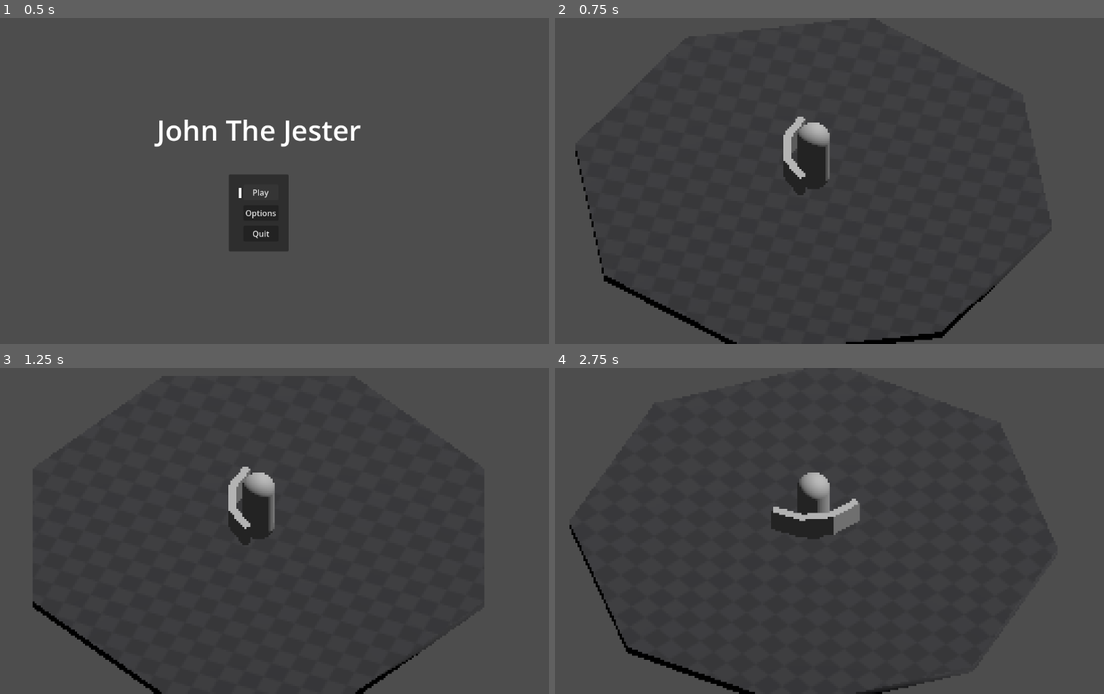
Above: before the commit, frames 1-4 (two rows, left to right).
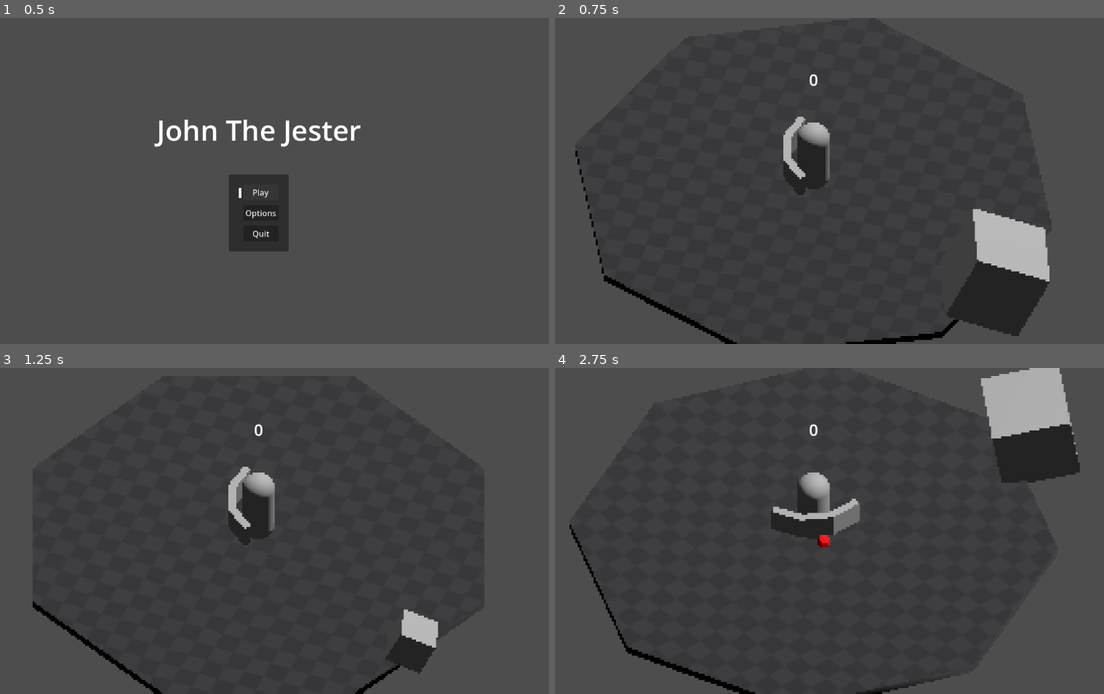
Above: after the commit, the same moments.

Repository: JammingDino/john-the-jester
Game: Godot game, scene res://Main.tscn
The game is run twice, just before and just after one commit, with the same random seed, the same clock (stepped at 60 frames per second) and the same inputs.
Inputs (mouse positions are in pixels of both pictures, inside the frame that each line leads up to):
- Up to frame 1 (0.5 s): no input
- Up to frame 2 (0.75 s): click "Play" at 0.5 s
- Up to frame 3 (1.25 s): no input
- Up to frame 4 (2.75 s): tap Enter (ui_accept) at 1.25, 1.52, 2.27 s; move the mouse to (939, 514) at 1.27 s; hold Right (ui_right) 1.28-2.03 s; move the mouse to (697, 547) at 2.02 s; hold Down (ui_down) from 2.03 s (still down)

Frame 1 is identical in both runs. In frame 2, 4.3% of the frame differs, in the area x 46-91%, y 17-98%; in frame 3, 1.0%; in frame 4, 4.8%, in the area x 46-96%, y 0-56%.

Commit message:
Add a visual to the tomato's spawning, corrected their spawn position. Made the bite/catch mechanic actually work, added simple score and finishing cycle (currently does not loop)

Diff:
--- a/Scenes/tomato.tscn
+++ b/Scenes/tomato.tscn
@@ -3,9 +3,25 @@
 [sub_resource type="StandardMaterial3D" id="StandardMaterial3D_fo0l6"]
 albedo_color = Color(0.8765217, 0, 0.060148932, 1)
 
-[node name="Tomato" type="CSGSphere3D" unique_id=179465891]
-radius = 0.15
+[sub_resource type="BoxMesh" id="BoxMesh_o8tx6"]
+
+[sub_resource type="Curve" id="Curve_ho7p5"]
+_data = [Vector2(0, 1), 0.0, 0.0, 0, 0, Vector2(0.65217394, 0.49438208), -1.7409817, -1.7409817, 0, 0, Vector2(1, 0.011235952), -3.6483831, 0.0, 0, 0]
+point_count = 3
+
+[node name="Tomato" type="Node3D" unique_id=1382174525]
+
+[node name="CSGSphere3D" type="CSGSphere3D" parent="." unique_id=1667604671]
+radius = 0.1
 radial_segments = 6
 rings = 4
 smooth_faces = false
 material = SubResource("StandardMaterial3D_fo0l6")
+
+[node name="CPUParticles3D" type="CPUParticles3D" parent="." unique_id=607079173]
+emitting = false
+amount = 1
+one_shot = true
+mesh = SubResource("BoxMesh_o8tx6")
+gravity = Vector3(0, 0, 0)
+scale_amount_curve = SubResource("Curve_ho7p5")
--- a/Scenes/tomato_catcher.tscn
+++ b/Scenes/tomato_catcher.tscn
@@ -21,14 +21,26 @@
 tracks/0/type = "value"
 tracks/0/imported = false
 tracks/0/enabled = true
-tracks/0/path = NodePath("Facing:scale")
+tracks/0/path = NodePath("Facing/Visuals:scale")
 tracks/0/interp = 2
 tracks/0/loop_wrap = true
 tracks/0/keys = {
-"times": PackedFloat32Array(0, 0.050166152, 0.09991578, 0.2),
+"times": PackedFloat32Array(0, 0.051347826, 0.10130787, 0.2),
 "transitions": PackedFloat32Array(1, 1, 1, 1),
 "update": 0,
-"values": [Vector3(1, 1, 1), Vector3(1, 0, 1), Vector3(0, 0, 0), Vector3(1, 1, 1)]
+"values": [Vector3(1, 1, 1), Vector3(1, 0.01, 1), Vector3(1, 0, 1), Vector3(1, 1, 1)]
+}
+tracks/1/type = "value"
+tracks/1/imported = false
+tracks/1/enabled = true
+tracks/1/path = NodePath("Facing/Area3D/CollisionShape3D:disabled")
+tracks/1/interp = 1
+tracks/1/loop_wrap = true
+tracks/1/keys = {
+"times": PackedFloat32Array(0, 0.10269565),
+"transitions": PackedFloat32Array(1, 1),
+"update": 1,
+"values": [false, true]
 }
 
 [sub_resource type="Animation" id="Animation_fo0l6"]
@@ -36,7 +48,7 @@
 tracks/0/type = "value"
 tracks/0/imported = false
 tracks/0/enabled = true
-tracks/0/path = NodePath("Facing:scale")
+tracks/0/path = NodePath("Facing/Visuals:scale")
 tracks/0/interp = 1
 tracks/0/loop_wrap = true
 tracks/0/keys = {
@@ -44,6 +56,18 @@
 "transitions": PackedFloat32Array(1),
 "update": 0,
 "values": [Vector3(1, 1, 1)]
+}
+tracks/1/type = "value"
+tracks/1/imported = false
+tracks/1/enabled = true
+tracks/1/path = NodePath("Facing/Area3D/CollisionShape3D:disabled")
+tracks/1/interp = 1
+tracks/1/loop_wrap = true
+tracks/1/keys = {
+"times": PackedFloat32Array(0),
+"transitions": PackedFloat32Array(1),
+"update": 1,
+"values": [true]
 }
 
 [sub_resource type="AnimationLibrary" id="AnimationLibrary_jpsqq"]
@@ -69,15 +93,17 @@
 
 [node name="Facing" type="Node3D" parent="Player" unique_id=400386686]
 
-[node name="MeshInstance3D" type="MeshInstance3D" parent="Player/Facing" unique_id=771743059]
+[node name="Visuals" type="Node3D" parent="Player/Facing" unique_id=1216685091]
+
+[node name="MeshInstance3D" type="MeshInstance3D" parent="Player/Facing/Visuals" unique_id=771743059]
 transform = Transform3D(1, 0, 0, 0, 1, 0, 0, 0, 1, 0, 0, 0.32544047)
 mesh = SubResource("BoxMesh_kew4r")
 
-[node name="MeshInstance3D2" type="MeshInstance3D" parent="Player/Facing" unique_id=1944409803]
+[node name="MeshInstance3D2" type="MeshInstance3D" parent="Player/Facing/Visuals" unique_id=1944409803]
 transform = Transform3D(0.8658682, 0, -0.50027204, 0, 1, 0, 0.50027204, 0, 0.8658682, -0.34746778, 0, 0.23235106)
 mesh = SubResource("BoxMesh_kew4r")
 
-[node name="MeshInstance3D3" type="MeshInstance3D" parent="Player/Facing" unique_id=375131154]
+[node name="MeshInstance3D3" type="MeshInstance3D" parent="Player/Facing/Visuals" unique_id=375131154]
 transform = Transform3D(0.8660254, 0, 0.5, 0, 1, 0, -0.5, 0, 0.8660254, 0.347, 0, 0.232)
 mesh = SubResource("BoxMesh_kew4r")
 
@@ -87,6 +113,28 @@
 [node name="CollisionShape3D" type="CollisionShape3D" parent="Player/Facing/Area3D" unique_id=1265427021]
 transform = Transform3D(1, 0, 0, 0, 1, 0, 0, 0, 1, 0, -0.016357422, -0.013748169)
 shape = SubResource("BoxShape3D_kew4r")
+disabled = true
 
 [node name="AnimationPlayer" type="AnimationPlayer" parent="Player" unique_id=307007021]
 libraries/ = SubResource("AnimationLibrary_jpsqq")
+
+[node name="Control" type="Control" parent="." unique_id=892957402]
+layout_mode = 3
+anchors_preset = 15
+anchor_right = 1.0
+anchor_bottom = 1.0
+grow_horizontal = 2
+grow_vertical = 2
+
+[node name="MarginContainer" type="MarginContainer" parent="Control" unique_id=1960863488]
+layout_mode = 1
+anchors_preset = 10
+anchor_right = 1.0
+grow_horizontal = 2
+theme_override_constants/margin_top = 100
+
+[node name="Counter" type="Label" parent="Control/MarginContainer" unique_id=1604198786]
+layout_mode = 2
+theme_override_font_sizes/font_size = 32
+text = "0"
+horizontal_alignment = 1
--- a/Script/tomato_catcher/tomato_catcher.gd
+++ b/Script/tomato_catcher/tomato_catcher.gd
@@ -3,6 +3,8 @@
 @export var tomato_scene: PackedScene = preload("res://Scenes/tomato.tscn")
 @export var min_spawn_delay: float = 0.4
 @export var max_tomato_speed: float = 5.0
+@export var spawn_distance: float = 3.0
+@export var despawn_distance: float = 6.0
 
 var spawn_timer: float = 0.0
 var current_spawn_delay: float = 2.0
@@ -12,10 +14,16 @@
 var active_tomatoes: Array[Node3D] = []
 
 @onready var catch_area: Area3D = $Player/Facing/Area3D
+@onready var counter: Label = $Control/MarginContainer/Counter
+
+var score: int = 0
+var game_over: bool = false
 
 func _ready() -> void:
 	if catch_area:
 		catch_area.area_entered.connect(_on_catch_area_entered)
+	if counter:
+		counter.text = str(score)
 
 func _on_catch_area_entered(area: Area3D) -> void:
 	var parent = area.get_parent()
@@ -23,7 +31,25 @@
 		parent.queue_free()
 		active_tomatoes.erase(parent)
 
+		score += 1
+		if counter:
+			counter.text = str(score)
+			counter.pivot_offset = counter.size / 2.0
+
+			var tween = create_tween()
+			counter.scale = Vector2(1.5, 1.5)
+			randomize()
+			counter.rotation = randf_range(-0.5, 0.5)
+			counter.modulate = Color(1.0, 0.9, 0.3) # Flash yellowish/gold
+
+			tween.tween_property(counter, "scale", Vector2.ONE, 0.4).set_trans(Tween.TRANS_ELASTIC).set_ease(Tween.EASE_OUT)
+			tween.parallel().tween_property(counter, "rotation", 0.0, 0.4).set_trans(Tween.TRANS_BACK).set_ease(Tween.EASE_OUT)
+			tween.parallel().tween_property(counter, "modulate", Color.WHITE, 0.3)
+
 func _process(delta: float) -> void:
+	if game_over:
+		return
+
 	time_elapsed += delta
 
 	# Increase difficulty over time
@@ -39,6 +65,12 @@
 	for i in range(active_tomatoes.size() - 1, -1, -1):
 		var tomato = active_tomatoes[i]
 		if is_instance_valid(tomato):
+			var delay = tomato.get_meta("move_delay", 0.0)
+			if delay > 0.0:
+				delay -= delta
+				tomato.set_meta("move_delay", delay)
+				continue
+
 			var speed = tomato.get_meta("speed", current_tomato_speed)
 			var direction = tomato.get_meta("direction", Vector3.ZERO)
 			var rot_speed = tomato.get_meta("rot_speed", Vector3.ZERO)
@@ -46,12 +78,30 @@
 			tomato.global_position += direction * speed * delta
 			tomato.rotation += rot_speed * delta
 
-			# If tomato passes far beyond the center, despawn it
-			if tomato.global_position.distance_to(Vector3(0, 0.55, 0)) > 20.0:
+			# If tomato passes through the center, it's game over!
+			var to_center = Vector3(0, 0.55, 0) - tomato.global_position
+			if to_center.dot(direction) <= 0.0:
 				tomato.queue_free()
 				active_tomatoes.remove_at(i)
+				_trigger_game_over()
 		else:
 			active_tomatoes.remove_at(i)
+
+func _trigger_game_over() -> void:
+	game_over = true
+	print("Game Over! Tomato hit the center! Final score: ", score)
+
+	# Optional juiciness for Game Over UI (flashing the counter red)
+	if counter:
+		counter.modulate = Color(1.0, 0.2, 0.2)
+		var tween = create_tween()
+		tween.tween_property(counter, "scale", Vector2(2.0, 2.0), 0.5).set_trans(Tween.TRANS_SPRING)
+
+	# Clean up remaining tomatoes
+	for tomato in active_tomatoes:
+		if is_instance_valid(tomato):
+			tomato.queue_free()
+	active_tomatoes.clear()
 
 func spawn_tomato() -> void:
 	if not tomato_scene:
@@ -81,10 +131,15 @@
 
 	# Random spawn location on a circle around the center at y=0.55
 	var angle = randf() * TAU
-	var spawn_distance = 15.0
 	var spawn_pos = Vector3(cos(angle) * spawn_distance, 0.55, sin(angle) * spawn_distance)
 
 	tomato.global_position = spawn_pos
+
+	# Setting move delay and triggering particle
+	tomato.set_meta("move_delay", 1.0)
+	var particles = tomato.get_node_or_null("CPUParticles3D")
+	if particles:
+		particles.emitting = true
 
 	# Move towards the center at the current speed
 	var direction = (Vector3(0, 0.55, 0) - spawn_pos).normalized()
